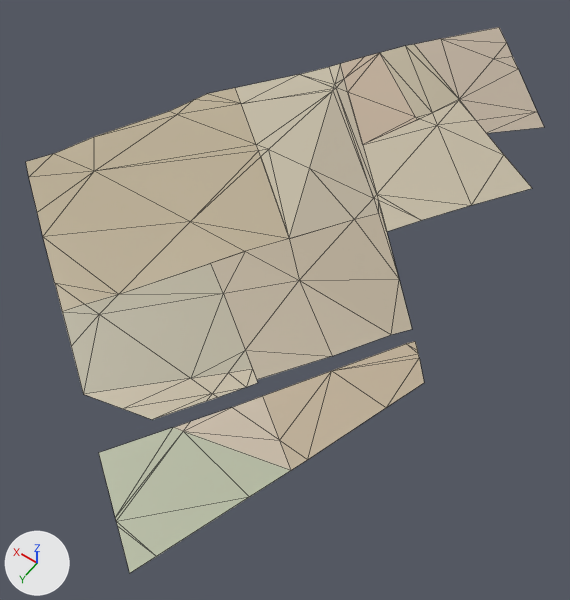
The glTF model assets/malta/countryside/farm_-1_-1_soil.glb, before and after one commit.
One viewpoint serves both versions: a 50 mm lens placed at (-59.0, -24.0, 433.0), pointed at (121.0, -275.0, 38.0). Lighting does not change. The marker at lower left points along +X, +Y and +Z. The first picture is the older version. Mesh edges are drawn as thin lines. Vertices at exactly the same position are counted once.

In view in the first picture: 'geometry_0'.
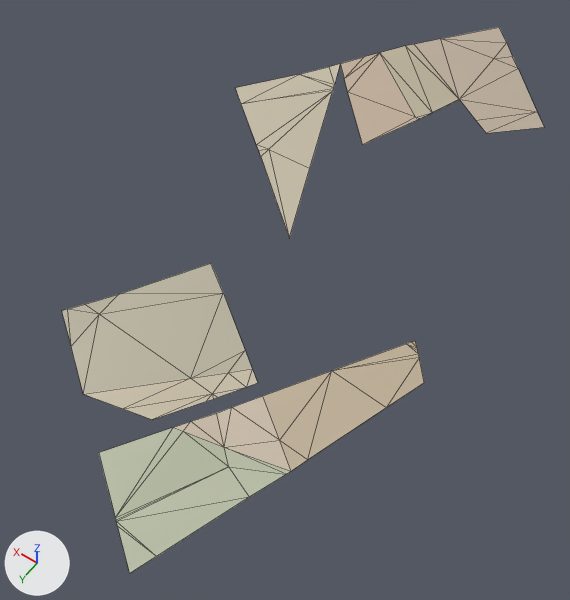
Boxes (x1, y1, x2, y2) around the edits, measured in the pictures (570 x 600 px):
'geometry_0', reshaped (7% narrower): before (26, 27, 544, 573); after (62, 27, 544, 573)
part 1 of me_geometry_0, cut back: before (26, 65, 532, 521); after (62, 304, 417, 521)

What changed in the scene script:
```text
Change me_geometry_0:
    used by ob_geometry_0; location = (0.0, 0.0, 0.0)
    remove me_geometry_0.from_pydata(...)  # 116 vertices, 152 faces; spans x 11.0..305.0, y -534.0..-87.0, z 55.0..99.0
    add me_geometry_0.from_pydata(...)  # 91 vertices, 95 faces; spans x 11.0..242.0, y -534.0..-87.0, z 55.0..99.0
    me_geometry_0 part 1
    35 vertices are removed from x 24.0..305.0, y -420.0..-171.0, z 66.0..91.0
    77 faces are deleted
    1 vertex moves from x 198.0, y -169.0, z 80.0 to x 196.0, y -172.0, z 81.0
    10 vertices are added at x 24.0..198.0, y -262.0..-102.0, z 58.0..84.0
    20 new faces join them
```
